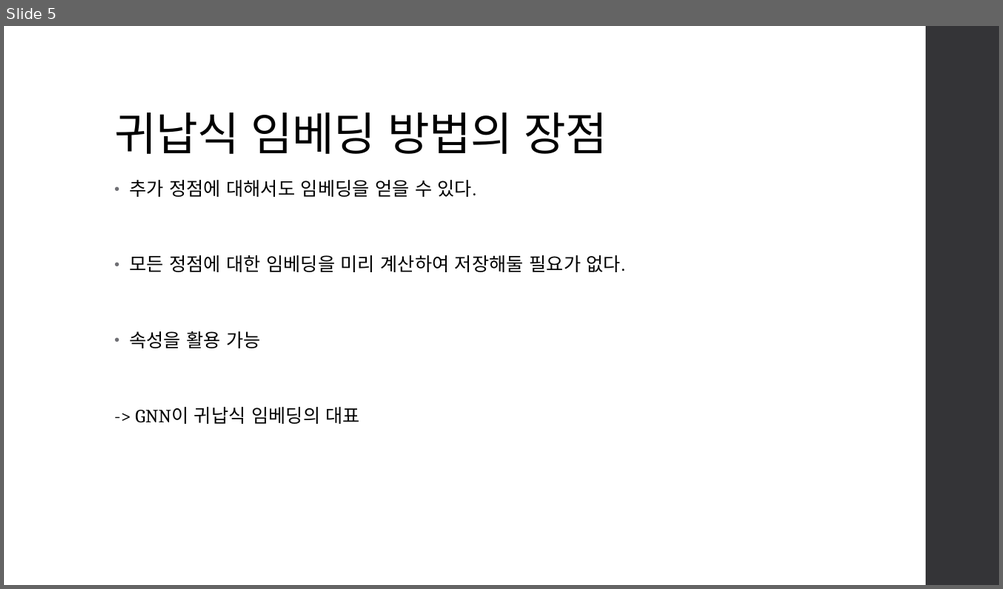
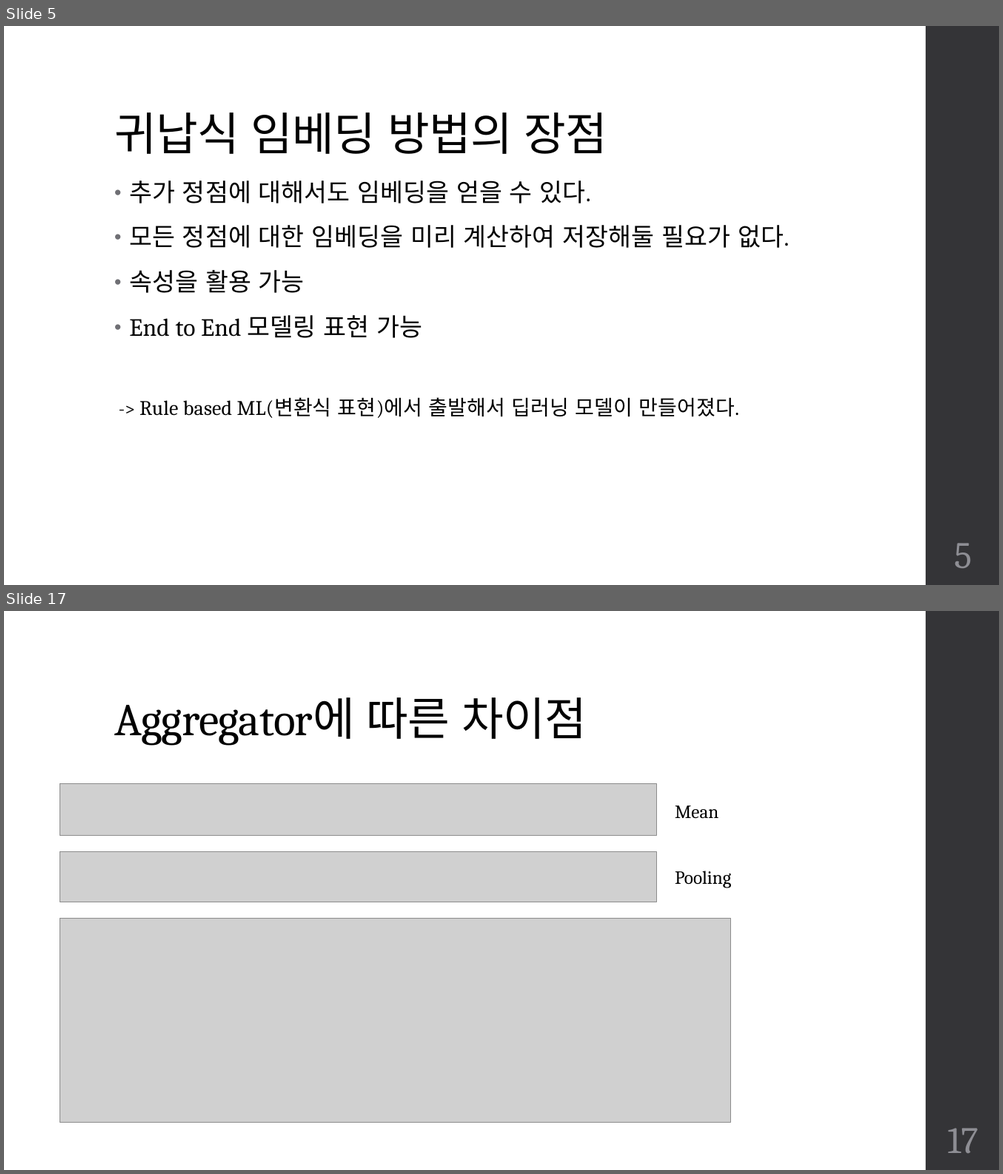
Before and after one commit to team-fairy/JunCheol, a slide deck: Presentation_resource/GNN.pptm. Shown one above the other, each under a label of ours: slide 5 before the commit, slides 5 and 17 after it; the slides between them are not shown. The pictures are 1003x589 and 1003x1174 pixels, drawn with LibreOffice and Linux fonts; fonts in the diff are those of the drawing; grey boxes stand for pictures. Boxes give left, top, right and bottom in pixels: in the first picture for what was removed or moved away, otherwise in the second. Text is boxed around its words. In the diff, an @@ line names an element or a change of style, - is before the commit and + after.

```diff
--- a/Presentation_resource/GNN.pptm
+++ b/Presentation_resource/GNN.pptm
@@ slide 17 added at box(4, 611, 999, 1170), background #FFFFFF; not listed: 1 template element that a slide beside it also shows @@
@@ title added at box(114, 698, 586, 745), 44 pt, text #000000 @@
+Aggregator에 따른 차이점
@@ picture added at box(60, 783, 656, 835) @@
@@ text added at box(674, 806, 718, 818), 18 pt, text #000000 @@
+Mean
@@ picture added at box(60, 852, 656, 902) @@
@@ text added at box(674, 871, 731, 889), 18 pt, text #000000 @@
+Pooling
@@ picture added at box(60, 918, 731, 1123) @@
@@ page number added at box(947, 1128, 978, 1153), 36 pt, text #8E8E94 @@
+17
@@ slide 5 changed as well @@
@@ text at box(129, 181, 789, 293): size 18 to 24 pt in "추가 정점에 대해서도 임베딩을 얻을 수 있다.", "모든 정점에 대한 임베딩을 미리 계산하여 저장해둘 ...", "속성을 활용 가능" @@
@@ text at box(129, 315, 739, 418): text changed; size 18 to 20 pt @@
--> GNN이 귀납식 임베딩의 대표
+• End to End 모델링 표현 가능
+-> Rule based ML(변환식 표현)에서 출발해서 딥러닝 모델이 만들어졌다.
@@ page number added at box(953, 543, 971, 568), 36 pt, text #8E8E94 @@
+5
```
Also in this commit, not shown: 5 other slides changed, 12 other slides added, 5 slides removed.
